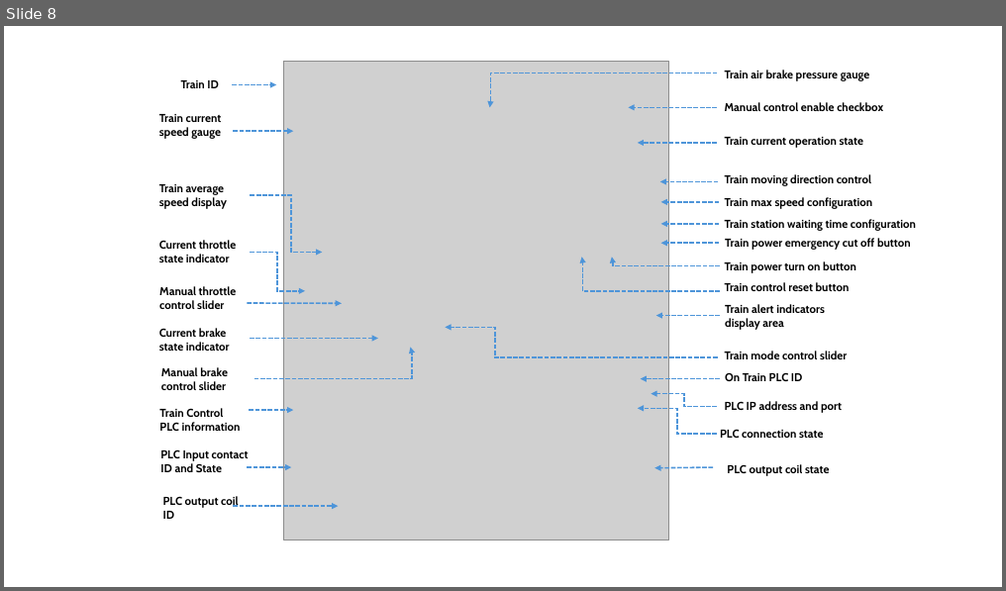
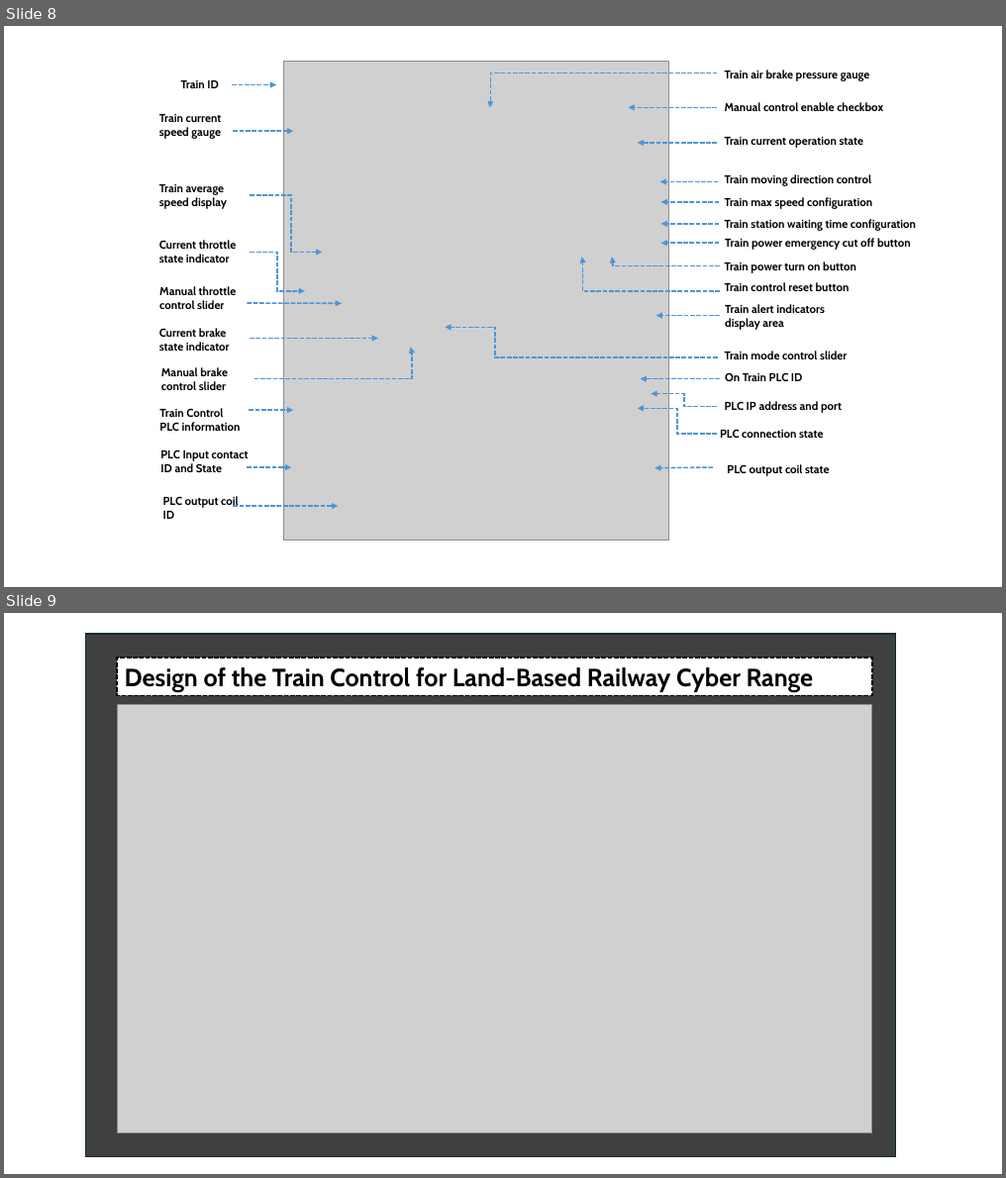
Before and after one commit to LiuYuancheng/IT_OT_IoT_Cyber_Security_Workshop, a slide deck: OT_System_Attack_Case_Study/Railway_Train_Control/img/designDoc.pptx. Shown one above the other, each under a label of ours: slide 8 before the commit, slides 8 and 9 after it. The pictures are 1006x591 and 1006x1178 pixels, drawn with LibreOffice and Linux fonts; fonts in the diff are those of the drawing; grey boxes stand for pictures. Boxes give left, top, right and bottom in pixels: in the first picture for what was removed or moved away, otherwise in the second. Text is boxed around its words. In the diff, an @@ line names an element or a change of style, - is before the commit and + after.

```diff
--- a/OT_System_Attack_Case_Study/Railway_Train_Control/img/designDoc.pptx
+++ b/OT_System_Attack_Case_Study/Railway_Train_Control/img/designDoc.pptx
@@ slide 9 added at (x1=4, y1=613, x2=1002, y2=1174), background #FFFFFF @@
@@ rectangle added at (x1=85, y1=634, x2=896, y2=1157), fill #404040, outline #092A39 1.5 pt @@
@@ rectangle added at (x1=117, y1=658, x2=872, y2=695), fill #FFFFFF, outline #000000 1.5 pt dashed, 24 pt, text #000000, bold @@
+Design of the Train Control for Land-Based Railway Cyber Range
@@ picture added at (x1=117, y1=705, x2=872, y2=1134) @@
```
Also in this commit, not shown: 2 other files.
